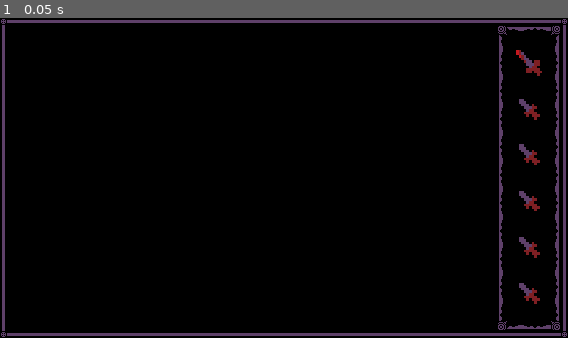
Above: before the commit, frame 1.
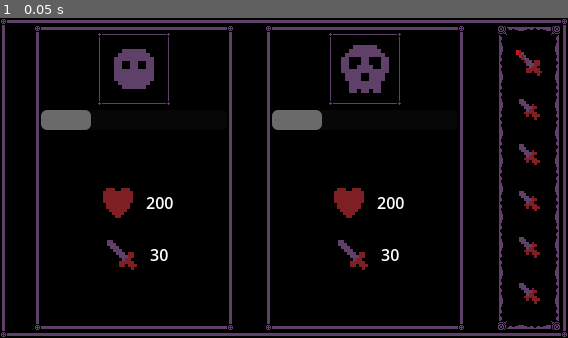
Above: after the commit, the same moment.

Repository: where-fore/blood-moon
Game: Godot game, scene res://loose/main.tscn
The game is run twice, just before and just after one commit, with the same random seed, the same clock (stepped at 60 frames per second) and the same inputs.
Inputs:
- Up to frame 1 (0.05 s): no input

The runs differ from the first frame. In frame 1, 7.6% of the frame differs, in the area x 6-82%, y 2-98%.

Commit message:
quick ui mockup
definitely not final at all, i just want to start messing around with atb combat

Diff:
--- a/project/loose/main.tscn
+++ b/project/loose/main.tscn
@@ -3,8 +3,13 @@
 [ext_resource type="PackedScene" uid="uid://bhb073mvlb6mj" path="res://ui pieces/ui_box_elaborate.tscn" id="1_sup1h"]
 [ext_resource type="PackedScene" uid="uid://dt7jpbn71da3l" path="res://ui pieces/ui_box_streamlined.tscn" id="2_tafwd"]
 [ext_resource type="PackedScene" uid="uid://b7fjh8x3yifx4" path="res://ui pieces/spacer.tscn" id="2_wqdpu"]
+[ext_resource type="PackedScene" uid="uid://drn7hyslxtts4" path="res://ui pieces/ui_box_minimal.tscn" id="3_bfd2p"]
 [ext_resource type="Texture2D" uid="uid://keqhopsx8vwn" path="res://sprites/dirk.png" id="3_mex7b"]
 [ext_resource type="Texture2D" uid="uid://dd3c32ykhp1k0" path="res://sprites/vamp_blade.png" id="3_wqdpu"]
+[ext_resource type="Texture2D" uid="uid://bgv0xar3ewpfd" path="res://sprites/player.png" id="4_t27i6"]
+[ext_resource type="Texture2D" uid="uid://gw80on1ihg7f" path="res://sprites/heart.png" id="5_0vix3"]
+[ext_resource type="Texture2D" uid="uid://k4ccseptpqxp" path="res://sprites/sword_basic.png" id="6_c6an6"]
+[ext_resource type="Texture2D" uid="uid://dfay83r2c6v5v" path="res://sprites/enemy_skull.png" id="7_ave2a"]
 
 [node name="Node2D" type="Node2D" unique_id=383782260]
 
@@ -17,6 +22,120 @@
 layout_mode = 2
 
 [node name="Spacer" parent="MainGame/UIBoxStreamlined/HBoxContainer" unique_id=466240430 instance=ExtResource("2_wqdpu")]
+layout_mode = 2
+
+[node name="UIBoxStreamlined" parent="MainGame/UIBoxStreamlined/HBoxContainer" unique_id=1018818442 instance=ExtResource("2_tafwd")]
+custom_minimum_size = Vector2(200, 200)
+layout_mode = 2
+
+[node name="VBoxContainer" type="VBoxContainer" parent="MainGame/UIBoxStreamlined/HBoxContainer/UIBoxStreamlined" unique_id=1772241150]
+layout_mode = 2
+
+[node name="UIBoxMinimal" parent="MainGame/UIBoxStreamlined/HBoxContainer/UIBoxStreamlined/VBoxContainer" unique_id=970874160 instance=ExtResource("3_bfd2p")]
+layout_mode = 2
+size_flags_horizontal = 4
+
+[node name="TextureRect" type="TextureRect" parent="MainGame/UIBoxStreamlined/HBoxContainer/UIBoxStreamlined/VBoxContainer/UIBoxMinimal" unique_id=1161578025]
+custom_minimum_size = Vector2(64, 64)
+layout_mode = 2
+texture = ExtResource("4_t27i6")
+
+[node name="ProgressBar" type="ProgressBar" parent="MainGame/UIBoxStreamlined/HBoxContainer/UIBoxStreamlined/VBoxContainer" unique_id=1390151650]
+custom_minimum_size = Vector2(20, 20)
+layout_mode = 2
+value = 25.0
+show_percentage = false
+
+[node name="Spacer" parent="MainGame/UIBoxStreamlined/HBoxContainer/UIBoxStreamlined/VBoxContainer" unique_id=929488828 instance=ExtResource("2_wqdpu")]
+layout_mode = 2
+
+[node name="HBoxContainer" type="HBoxContainer" parent="MainGame/UIBoxStreamlined/HBoxContainer/UIBoxStreamlined/VBoxContainer" unique_id=155995394]
+layout_mode = 2
+alignment = 1
+
+[node name="TextureRect" type="TextureRect" parent="MainGame/UIBoxStreamlined/HBoxContainer/UIBoxStreamlined/VBoxContainer/HBoxContainer" unique_id=2111243425]
+custom_minimum_size = Vector2(48, 48)
+layout_mode = 2
+texture = ExtResource("5_0vix3")
+
+[node name="Label" type="Label" parent="MainGame/UIBoxStreamlined/HBoxContainer/UIBoxStreamlined/VBoxContainer/HBoxContainer" unique_id=2135164495]
+layout_mode = 2
+text = "200"
+
+[node name="HBoxContainer2" type="HBoxContainer" parent="MainGame/UIBoxStreamlined/HBoxContainer/UIBoxStreamlined/VBoxContainer" unique_id=1212980983]
+layout_mode = 2
+alignment = 1
+
+[node name="TextureRect" type="TextureRect" parent="MainGame/UIBoxStreamlined/HBoxContainer/UIBoxStreamlined/VBoxContainer/HBoxContainer2" unique_id=576631082]
+custom_minimum_size = Vector2(48, 48)
+layout_mode = 2
+texture = ExtResource("6_c6an6")
+
+[node name="Label" type="Label" parent="MainGame/UIBoxStreamlined/HBoxContainer/UIBoxStreamlined/VBoxContainer/HBoxContainer2" unique_id=1596420283]
+layout_mode = 2
+text = "30"
+
+[node name="Spacer2" parent="MainGame/UIBoxStreamlined/HBoxContainer/UIBoxStreamlined/VBoxContainer" unique_id=1936070573 instance=ExtResource("2_wqdpu")]
+layout_mode = 2
+
+[node name="Spacer2" parent="MainGame/UIBoxStreamlined/HBoxContainer" unique_id=226584502 instance=ExtResource("2_wqdpu")]
+layout_mode = 2
+
+[node name="UIBoxStreamlined2" parent="MainGame/UIBoxStreamlined/HBoxContainer" unique_id=124855427 instance=ExtResource("2_tafwd")]
+custom_minimum_size = Vector2(200, 200)
+layout_mode = 2
+
+[node name="VBoxContainer" type="VBoxContainer" parent="MainGame/UIBoxStreamlined/HBoxContainer/UIBoxStreamlined2" unique_id=1393319962]
+layout_mode = 2
+
+[node name="UIBoxMinimal" parent="MainGame/UIBoxStreamlined/HBoxContainer/UIBoxStreamlined2/VBoxContainer" unique_id=708474694 instance=ExtResource("3_bfd2p")]
+layout_mode = 2
+size_flags_horizontal = 4
+
+[node name="TextureRect" type="TextureRect" parent="MainGame/UIBoxStreamlined/HBoxContainer/UIBoxStreamlined2/VBoxContainer/UIBoxMinimal" unique_id=1962244156]
+custom_minimum_size = Vector2(64, 64)
+layout_mode = 2
+texture = ExtResource("7_ave2a")
+
+[node name="ProgressBar" type="ProgressBar" parent="MainGame/UIBoxStreamlined/HBoxContainer/UIBoxStreamlined2/VBoxContainer" unique_id=573736599]
+custom_minimum_size = Vector2(20, 20)
+layout_mode = 2
+value = 25.0
+show_percentage = false
+
+[node name="Spacer" parent="MainGame/UIBoxStreamlined/HBoxContainer/UIBoxStreamlined2/VBoxContainer" unique_id=938792618 instance=ExtResource("2_wqdpu")]
+layout_mode = 2
+
+[node name="HBoxContainer" type="HBoxContainer" parent="MainGame/UIBoxStreamlined/HBoxContainer/UIBoxStreamlined2/VBoxContainer" unique_id=952987889]
+layout_mode = 2
+alignment = 1
+
+[node name="TextureRect" type="TextureRect" parent="MainGame/UIBoxStreamlined/HBoxContainer/UIBoxStreamlined2/VBoxContainer/HBoxContainer" unique_id=2132835000]
+custom_minimum_size = Vector2(48, 48)
+layout_mode = 2
+texture = ExtResource("5_0vix3")
+
+[node name="Label" type="Label" parent="MainGame/UIBoxStreamlined/HBoxContainer/UIBoxStreamlined2/VBoxContainer/HBoxContainer" unique_id=1393786266]
+layout_mode = 2
+text = "200"
+
+[node name="HBoxContainer2" type="HBoxContainer" parent="MainGame/UIBoxStreamlined/HBoxContainer/UIBoxStreamlined2/VBoxContainer" unique_id=1545911163]
+layout_mode = 2
+alignment = 1
+
+[node name="TextureRect" type="TextureRect" parent="MainGame/UIBoxStreamlined/HBoxContainer/UIBoxStreamlined2/VBoxContainer/HBoxContainer2" unique_id=313509857]
+custom_minimum_size = Vector2(48, 48)
+layout_mode = 2
+texture = ExtResource("6_c6an6")
+
+[node name="Label" type="Label" parent="MainGame/UIBoxStreamlined/HBoxContainer/UIBoxStreamlined2/VBoxContainer/HBoxContainer2" unique_id=1693061532]
+layout_mode = 2
+text = "30"
+
+[node name="Spacer2" parent="MainGame/UIBoxStreamlined/HBoxContainer/UIBoxStreamlined2/VBoxContainer" unique_id=562158122 instance=ExtResource("2_wqdpu")]
+layout_mode = 2
+
+[node name="Spacer3" parent="MainGame/UIBoxStreamlined/HBoxContainer" unique_id=1767361082 instance=ExtResource("2_wqdpu")]
 layout_mode = 2
 
 [node name="UIBoxElaborate" parent="MainGame/UIBoxStreamlined/HBoxContainer" unique_id=1997915480 instance=ExtResource("1_sup1h")]
Not shown, changed: obsidian notes/blood moon notes/.obsidian/workspace.json
Not shown, added: obsidian notes/blood moon notes/minor to do.md
